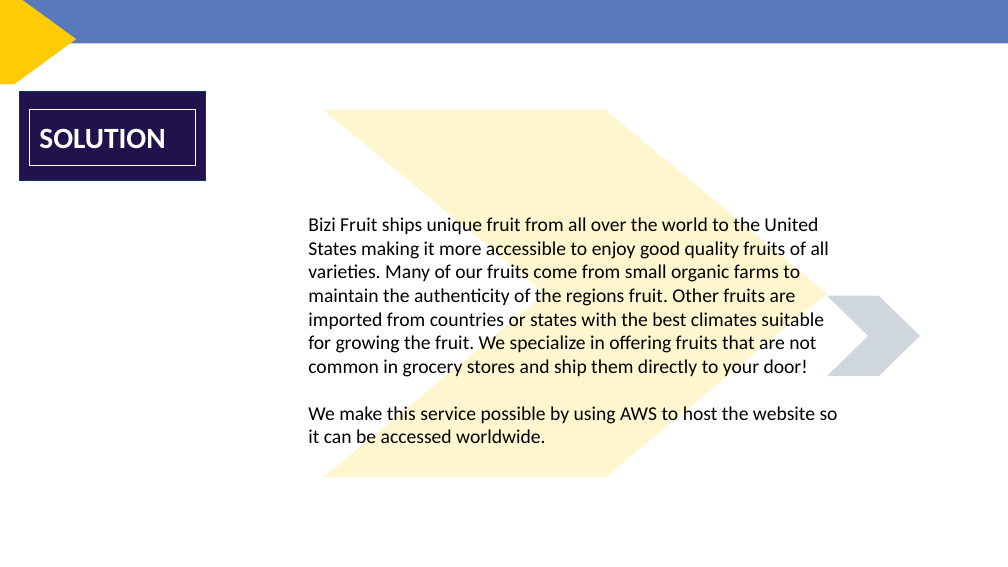
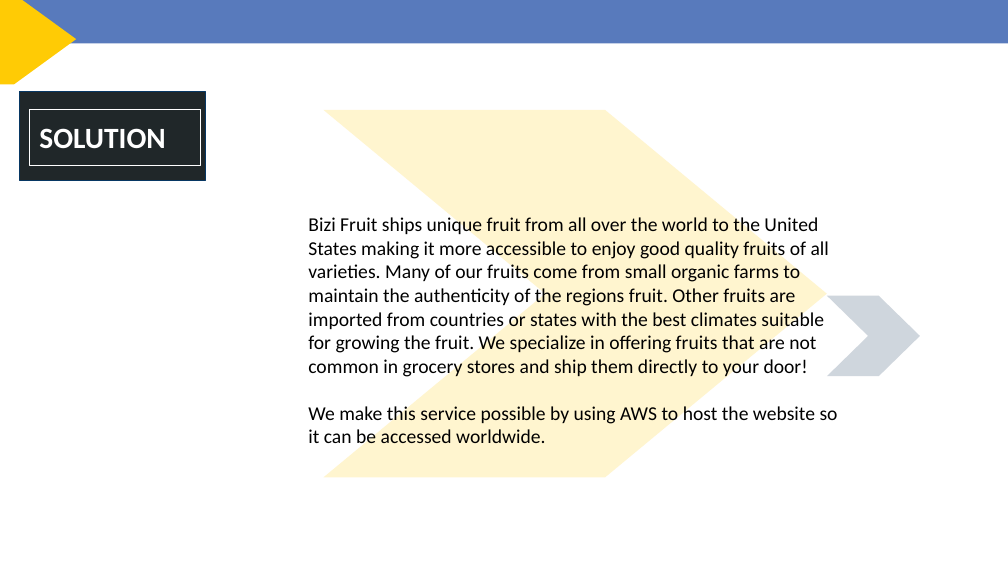
Before and after one commit to sald3/iti200_Midterm, a slide deck: slide 4 of Bizi Fruit - Final.pptx. Drawn at 1008x567 pixels with LibreOffice and Linux fonts; fonts in the diff are those of the drawing; background and template pictures are left out. Boxes give left, top, right and bottom in pixels: in the first picture for what was removed or moved away, otherwise in the second. Text is boxed around its words. In the diff, an @@ line names an element or a change of style, - is before the commit and + after.

```diff
--- a/Bizi Fruit - Final.pptx
+++ b/Bizi Fruit - Final.pptx
@@ rectangle at (20,92,206,180): fill #20124D to #202729 @@
@@ rectangle "SOLUTION": place and size @@
-rectangle "SOLUTION" at (29,109,196,165)
+rectangle "SOLUTION" at (29,109,200,165)
```
Also in this commit, not shown: 5 other slides changed.
